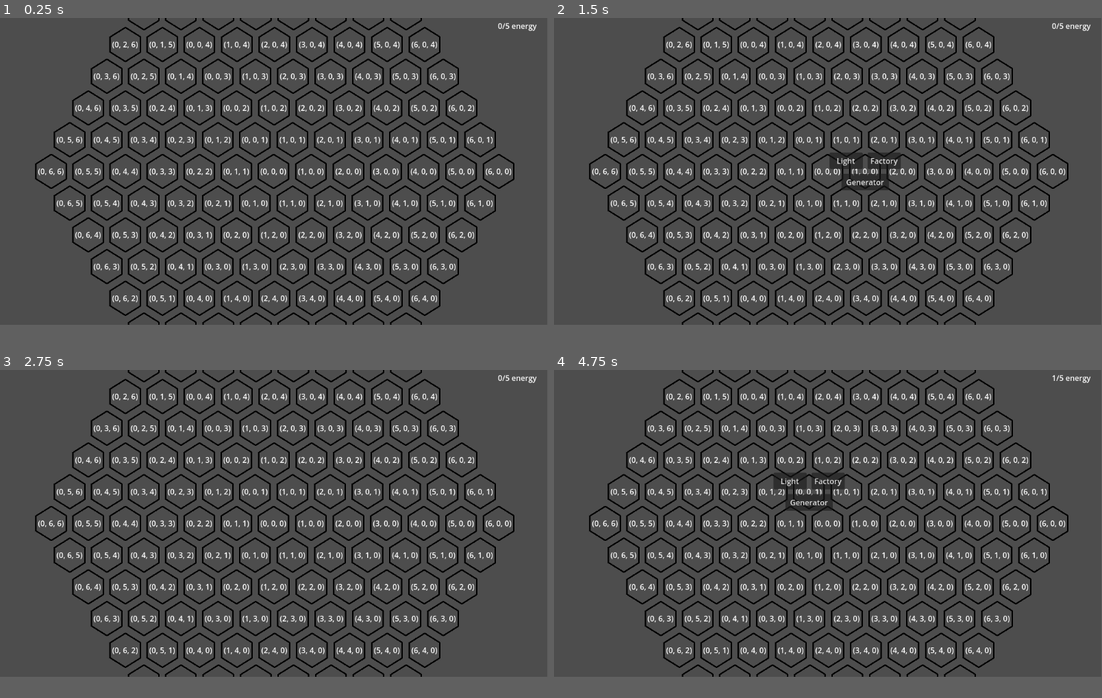
Above: before the commit, frames 1-4 (two rows, left to right).
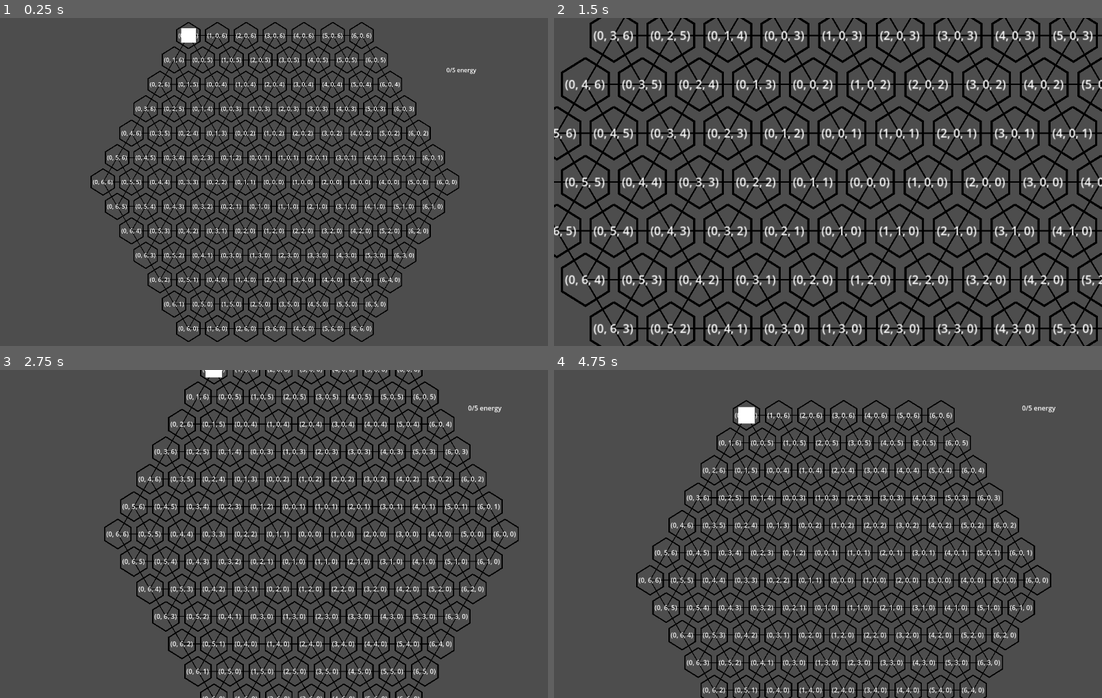
Above: after the commit, the same moments.

Repository: KlaimP/GameJam2.0
Game: Godot game, scene res://main.tscn
Same seed, same stepped clock (60 frames per second), same inputs: the game is played once before the commit and once after it.
Inputs (mouse positions are in pixels of both pictures, inside the frame that each line leads up to):
- Up to frame 1 (0.25 s): no input
- Up to frame 2 (1.5 s): tap Enter at 0.5 s; press the mouse at (828, 172) at 0.53 s; tap Mouse wheel up (cam_zoom_in, bound only after the commit) at 0.8, 1.35 s; tap Space at 1.25 s; move the mouse to (866, 172) at 1.27 s; release the mouse at (866, 172) at 1.28 s; click (866, 172) at 1.42 s
- Up to frame 3 (2.75 s): tap Mouse wheel down (cam_zoom_out, bound only after the commit) at 1.55 s; click (328, 514) at 2 s, where only the run before the commit has a clickable "Factory"
- Up to frame 4 (4.75 s): tap Enter at 2.75 s; move the mouse to (811, 553) at 2.77 s; press the mouse at (811, 553) at 2.78 s; tap Mouse wheel down (cam_zoom_out, bound only after the commit) at 2.85 s; release the mouse at (811, 553) at 3.5 s; click (789, 543) at 3.5 s, where only the run before the commit has a clickable "Light"; tap Space at 4.25 s; move the mouse to (811, 491) at 4.27 s; click (811, 491) at 4.35 s; tap Mouse wheel up (cam_zoom_in, bound only after the commit) at 4.55 s
In our replay, the window is 799x449 before the commit and 800x480 after it. These sizes can differ from the game's own. Grey fills any space a smaller window leaves; there, only what the larger window draws over its background counts as a difference.

The runs differ from the first frame. In frame 1, 23% of the frame differs, in the area x 6-98%, y 0-99%; in frame 2, 35%, in the area x 0-100%, y 0-100%; in frame 3, 25%; in frame 4, 25%.

Commit message:
Запуш сюда

Diff:
--- /dev/null
+++ b/camera.gd
@@ -0,0 +1,93 @@
+extends Camera2D
+
+
+var zoom_step: float = 0.75
+var zoom_max: float = 2.0
+var zoom_min: float = 0.5
+
+var edge_left: float = -1000
+var edge_right: float = 1000
+var edge_up: float = -1000
+var edge_down: float = 1000
+
+var zoom_default: float = 1.0
+
+
+
+
+
+func _ready() -> void:
+	zoom = Vector2(zoom_default, zoom_default)
+	check_position()
+
+
+
+
+func _unhandled_input(event: InputEvent) -> void:
+	if event.is_action("cam_zoom_in"):
+		zoom_camera(-1)
+		check_position()
+	if event.is_action("cam_zoom_out"):
+		zoom_camera(1)
+		check_position()
+	if Input.is_action_pressed("lmb"):
+		if event is InputEventMouseMotion:
+			move_camera_pan(event.relative)
+			check_position()
+
+
+
+
+
+func check_position():
+	var viewport_size = get_viewport_rect().size
+	var offset_x = viewport_size.x / (zoom.x * 2)
+	var offset_y = viewport_size.y / (zoom.y * 2)
+	var pos = position
+
+	if pos.x + offset_x > edge_right:
+		position.x -= pos.x + offset_x - edge_right
+	elif pos.x - offset_x < edge_left:
+		position.x -= pos.x - offset_x - edge_left
+	if pos.y + offset_y > edge_down:
+		position.y -= pos.y + offset_y - edge_down
+	elif pos.y - offset_y < edge_up:
+		position.y -= pos.y - offset_y - edge_up
+
+	if pos.x + offset_x > edge_right and pos.x - offset_x < edge_left:
+		position.x = (edge_left + edge_right)/2
+	if pos.y + offset_y > edge_down and pos.y - offset_y < edge_up:
+		position.y = (edge_up + edge_down)/2
+
+
+
+
+
+
+func zoom_camera(zooming: int):
+	var mouse_pos = get_global_mouse_position()
+
+	zoom *= pow(zoom_step, zooming)
+
+	if zoom > Vector2(zoom_max, zoom_max):
+		zoom = Vector2(zoom_max, zoom_max)
+		return
+	if zoom < Vector2(zoom_min, zoom_min):
+		zoom = Vector2(zoom_min, zoom_min)
+		return
+
+	position = lerp(position, mouse_pos, (zoom_step-1) * zooming)
+
+
+
+
+
+# Передвижение камеры, зажимая кнопку
+func move_camera_pan(move_direction):
+	position -= move_direction * 1/zoom
+
+
+#func move_camera_buttons(_direction: Vector2):
+	#var current_pos = position
+	#_direction.normalized()
+	#position = lerp(current_pos, current_pos + _direction, speed * 1/zoom.x)
--- a/main.tscn
+++ b/main.tscn
@@ -1,8 +1,9 @@
-[gd_scene load_steps=5 format=3 uid="uid://cekqs0p5phe45"]
+[gd_scene load_steps=6 format=3 uid="uid://bqepsxv2y24uo"]
 
 [ext_resource type="Script" path="res://map/map.gd" id="1_n1bfs"]
+[ext_resource type="Script" path="res://camera.gd" id="2_2xbfh"]
 [ext_resource type="Script" path="res://scripts/LabelEnergy.gd" id="2_mnvyg"]
-[ext_resource type="PackedScene" uid="uid://banikacfenxpm" path="res://components/BuildMenu.tscn" id="2_x1yqp"]
+[ext_resource type="PackedScene" uid="uid://dubcd60cprcpp" path="res://components/BuildMenu.tscn" id="2_x1yqp"]
 [ext_resource type="Script" path="res://Dark.gd" id="3_jrs5i"]
 
 [node name="Main" type="Node2D"]
@@ -11,6 +12,7 @@
 script = ExtResource("1_n1bfs")
 
 [node name="Camera2D" type="Camera2D" parent="."]
+script = ExtResource("2_2xbfh")
 
 [node name="Control" type="Control" parent="Camera2D"]
 layout_mode = 3
--- a/map/map.gd
+++ b/map/map.gd
@@ -18,8 +18,14 @@
 
 func _ready():
 	create_tile_field()
+	connect_neighbors()
+
+
+
+func connect_neighbors():
 	for tile in tiles.values():
 		tile.connectedTiles = find_neighbors(tile.tilePosition)
+		tile.draw_line_to_tile()
 
 
 
--- a/map/tile.gd
+++ b/map/tile.gd
@@ -1,6 +1,7 @@
 extends Area2D
 
 @onready var buildScene: PackedScene = load("res://components/Build.tscn")
+@onready var lineToTile: Line2D = $LineToTile
 
 var lightPower: int = 1
 var building: Build
@@ -9,7 +10,21 @@
 
 var connectedTiles: Array
 
+var isYourTurn: bool = false
 
+
+
+
+func _ready():
+	EventBus.end_turn.connect(func(): isYourTurn = false)
+
+func draw_line_to_tile():
+	lineToTile.points.clear()
+	var arr: Array
+	for tile in connectedTiles:
+		arr.append(Vector2.ZERO)
+		arr.append((tile.position - position)/2)
+	lineToTile.points = arr
 
 
 func set_pos_label(pos: Vector3):
@@ -18,6 +33,8 @@
 
 func _on_input_event(viewport, event: InputEvent, shape_idx):
 	if event.is_action_pressed("lmb"):
+		if !isYourTurn:
+			return
 		if lightPower > 0:
 			EventBus.open_buid_menu.emit(self)
 
--- a/map/tile.tscn
+++ b/map/tile.tscn
@@ -13,6 +13,10 @@
 width = 3.0
 default_color = Color(0, 0, 0, 1)
 
+[node name="LineToTile" type="Line2D" parent="."]
+width = 2.0
+default_color = Color(0, 0, 0, 1)
+
 [node name="Label" type="Label" parent="."]
 offset_left = -30.0
 offset_top = -15.0
--- a/project.godot
+++ b/project.godot
@@ -19,6 +19,11 @@
 
 EventBus="*res://scripts/EventBus.gd"
 
+[display]
+
+window/size/viewport_width=1500
+window/size/viewport_height=900
+
 [input]
 
 lmb={
@@ -26,3 +31,13 @@
 "events": [Object(InputEventMouseButton,"resource_local_to_scene":false,"resource_name":"","device":-1,"window_id":0,"a …(253 unchanged characters)…
 ]
 }
+cam_zoom_in={
+"deadzone": 0.5,
+"events": [Object(InputEventMouseButton,"resource_local_to_scene":false,"resource_name":"","device":-1,"window_id":0,"alt_pressed":false,"shift_pressed":false,"ctrl_pressed":false,"meta_pressed":false,"button_mask":0,"position":Vector2(0, 0),"global_position":Vector2(0, 0),"factor":1.0,"button_index":4,"canceled":false,"pressed":false,"double_click":false,"script":null)
+]
+}
+cam_zoom_out={
+"deadzone": 0.5,
+"events": [Object(InputEventMouseButton,"resource_local_to_scene":false,"resource_name":"","device":-1,"window_id":0,"alt_pressed":false,"shift_pressed":false,"ctrl_pressed":false,"meta_pressed":false,"button_mask":0,"position":Vector2(0, 0),"global_position":Vector2(0, 0),"factor":1.0,"button_index":5,"canceled":false,"pressed":false,"double_click":false,"script":null)
+]
+}
Not shown: 1 places in components/BuildMenu.tscn that only renumber resources
